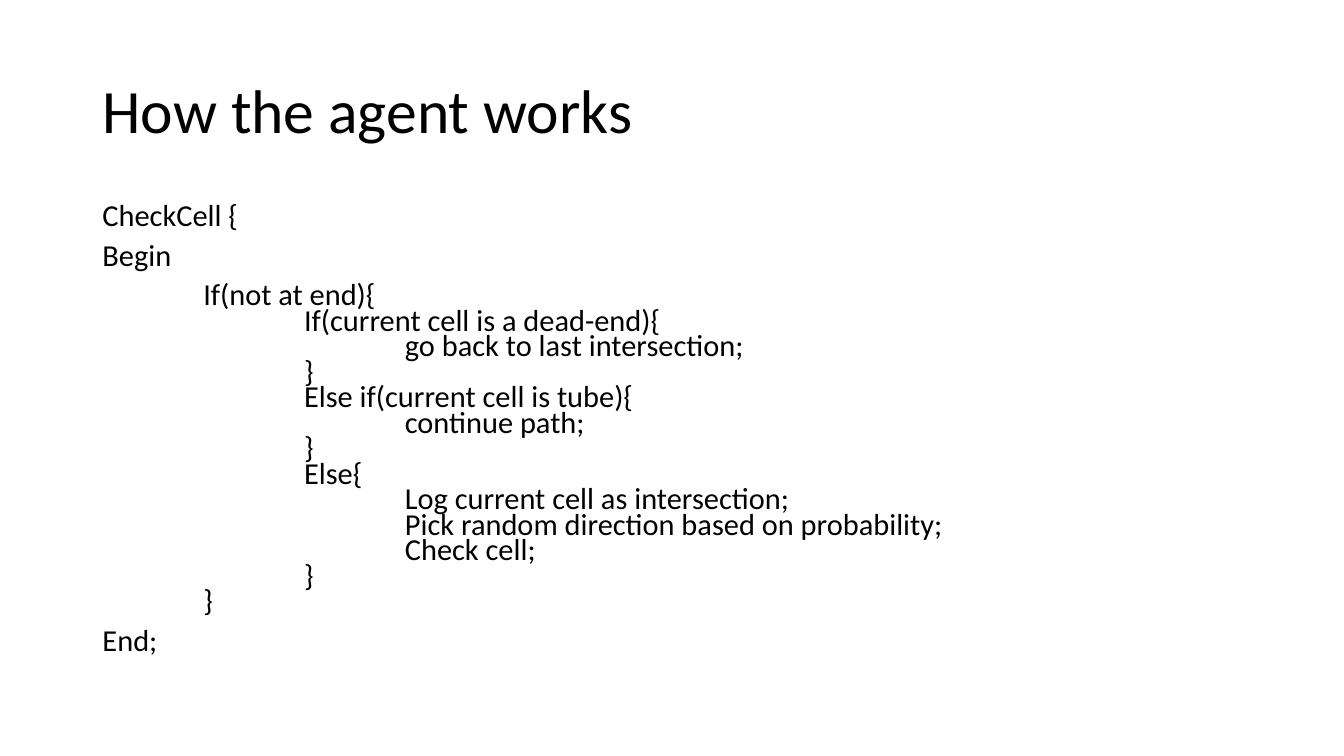
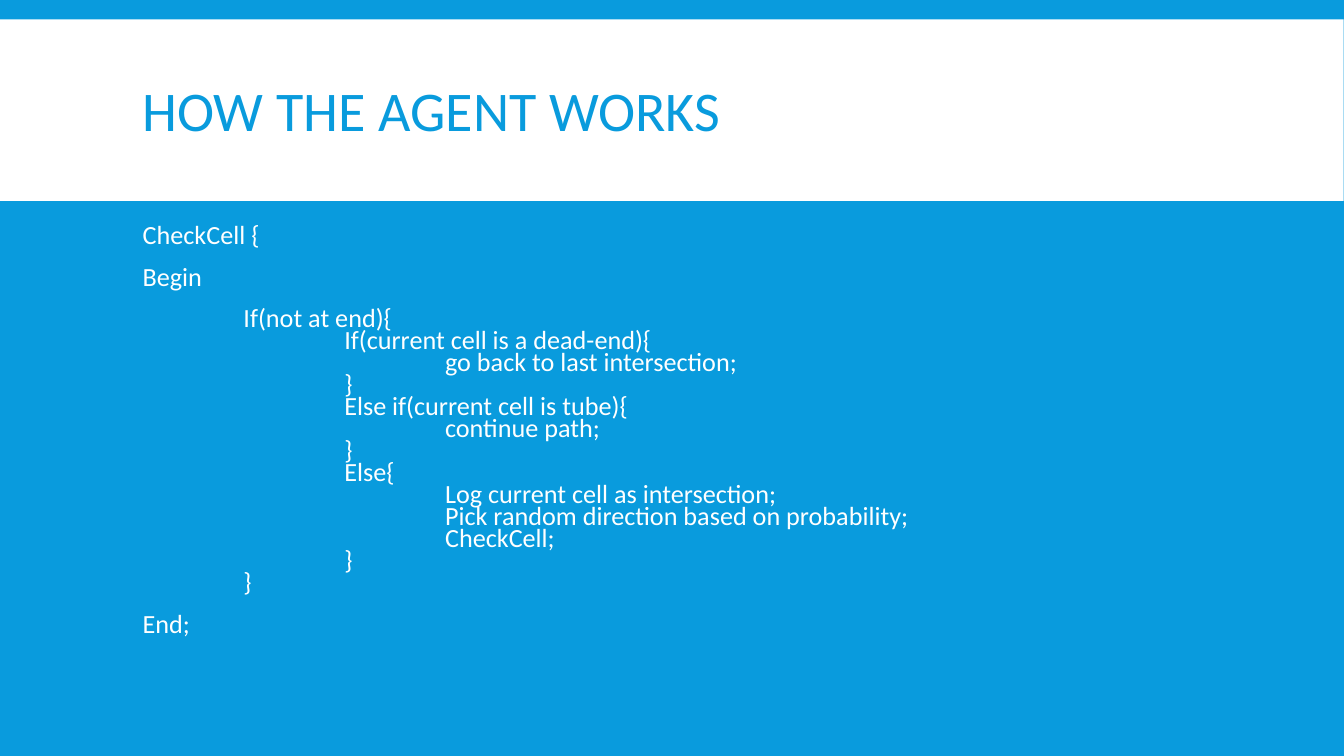
Before and after one commit to mattj122/MazeRunner, a slide deck: slide 4 of presen.pptx. Drawn at 1344x756 pixels with LibreOffice and Linux fonts; fonts in the diff are those of the drawing. Boxes give left, top, right and bottom in pixels: in the first picture for what was removed or moved away, otherwise in the second. Text is boxed around its words. In the diff, an @@ line names an element or a change of style, - is before the commit and + after.

Commit message:
Presentation ready

```diff
--- a/presen.pptx
+++ b/presen.pptx
@@ background #FFFFFF to #099BDD @@
@@ rectangle added at box(0, 19, 1344, 201), fill #FFFFFF @@
@@ title at box(143, 94, 720, 132): text changed; size 44 to 40 pt; text colour #000000 to #099BDD @@
-How the agent works
+HOW THE AGENT WORKS
@@ text "CheckCell {": place and size @@
-text "CheckCell {" at box(102, 205, 943, 655)
+text "CheckCell {" at box(143, 225, 908, 636)
@@ text at box(143, 225, 246, 636): size 21.7 to 18.7 pt, text colour #000000 to #FFFFFF in "CheckCell {", "Begin", "End;"; more space between paragraphs @@
@@ text at box(243, 308, 908, 550): text changed; size 21.7 to 18.7 pt; text colour #000000 to #FFFFFF @@
-If(not at end){
-If(current cell is a dead-end){
-go back to last intersection;
-}
-Else if(current cell is tube){
-continue path;
-}
-Else{
-Log current cell as intersection;
-Pick random direction based on probability;
-Check cell;
-}
-}
+If(not at end){
+If(current cell is a dead-end){
+go back to last intersection;
+}
+Else if(current cell is tube){
+continue path;
+}
+Else{
+Log current cell as intersection;
+Pick random direction based on probability;
+CheckCell;
+}
+}
```
Also in this commit, not shown: 7 other slides changed, 1 slide added, 17 other files.
